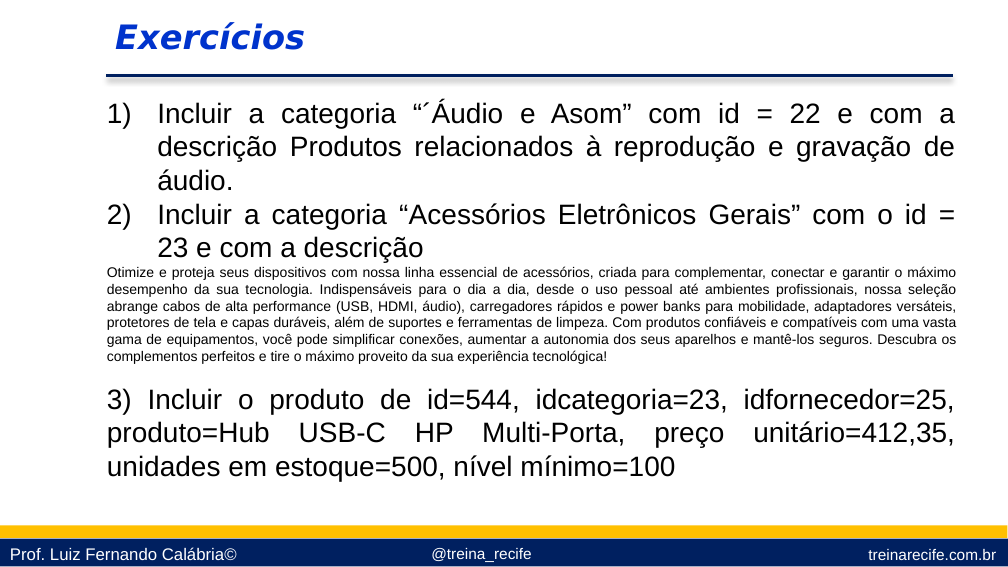
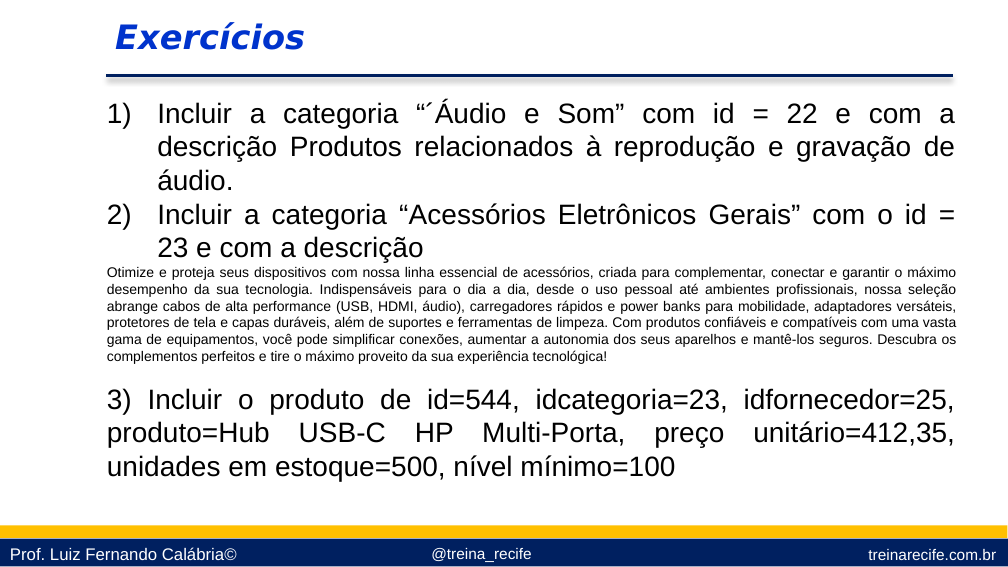
Before and after one commit to lfcalabria/sql, a slide deck: slide 52 of Apresentação/sql.pptx. Drawn at 1008x567 pixels with LibreOffice and Linux fonts; fonts in the diff are those of the drawing; background and template pictures are left out. Boxes give left, top, right and bottom in pixels: in the first picture for what was removed or moved away, otherwise in the second. Text is boxed around its words. In the diff, an @@ line names an element or a change of style, - is before the commit and + after.

```diff
--- a/Apresentação/sql.pptx
+++ b/Apresentação/sql.pptx
@@ text at bbox=[157, 101, 955, 191]: text changed @@
-1) Incluir a categoria “´Áudio e Asom” com id = 22 e com a descrição Produtos relacionados à reprodução e gravação de áudio.
+1) Incluir a categoria “´Áudio e Som” com id = 22 e com a descrição Produtos relacionados à reprodução e gravação de áudio.
```
Also in this commit, not shown: 1 other slide changed, 2 other files.
